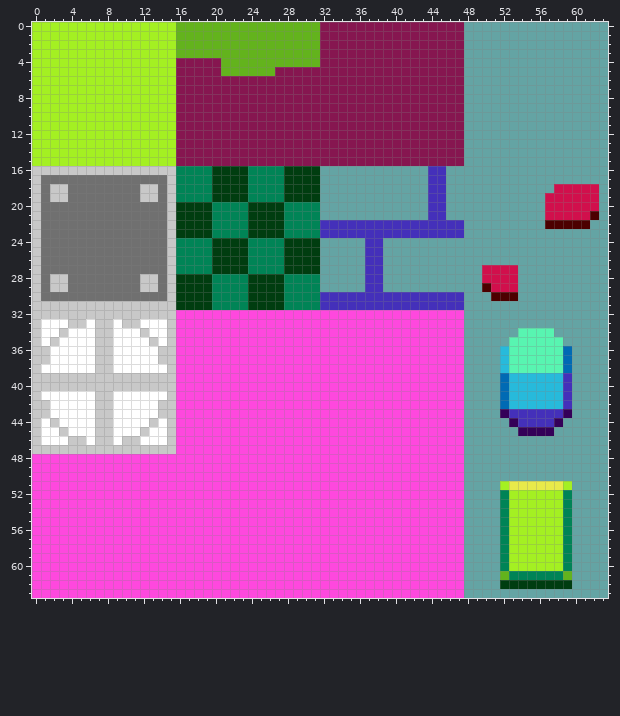
Pixel-art file: assets/mhycraftblocks.aseprite. This is how it looked before the edit.
64x64 pixels, 1 frame.
And afterwards:
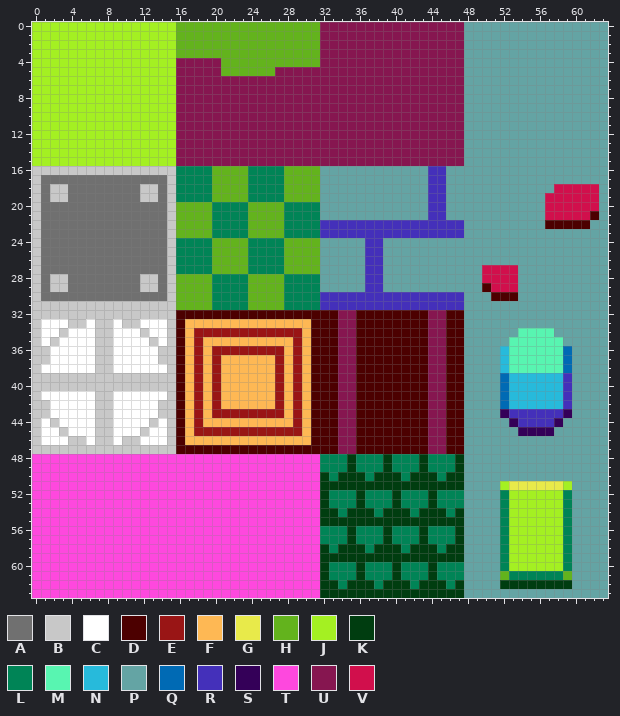
Palette (. is transparent): A #707070  B #c8c8c8  C #ffffff  D #4c0000  E #991515  F #feb854  G #e8ea4a  H #63b31d  J #a4f022  K #003d10  L #008456  M #58f5b1  N #27badb  P #64a4a4  Q #006ab4  R #4430ba  S #340058  T #fe48de  U #861650  V #d10f4c
Change:
Changed rows in their new state; - is an unchanged pixel.
first column x 16:
16 ----HHHH----HHHH----------------
17 ----HHHH----HHHH----------------
18 ----HHHH----HHHH----------------
19 ----HHHH----HHHH----------------
20 HHHH----HHHH--------------------
21 HHHH----HHHH--------------------
22 HHHH----HHHH--------------------
23 HHHH----HHHH--------------------
24 ----HHHH----HHHH----------------
25 ----HHHH----HHHH----------------
26 ----HHHH----HHHH----------------
27 ----HHHH----HHHH----------------
28 HHHH----HHHH--------------------
29 HHHH----HHHH--------------------
30 HHHH----HHHH--------------------
31 HHHH----HHHH--------------------
32 DDDDDDDDDDDDDDDDDDUUDDDDDDDDUUDD
33 DFFFFFFFFFFFFFFDDDUUDDDDDDDDUUDD
34 DFEEEEEEEEEEEEFDDDUUDDDDDDDDUUDD
35 DFEFFFFFFFFFFEFDDDUUDDDDDDDDUUDD
36 DFEFEEEEEEEEFEFDDDUUDDDDDDDDUUDD
37 DFEFEFFFFFFEFEFDDDUUDDDDDDDDUUDD
38 DFEFEFFFFFFEFEFDDDUUDDDDDDDDUUDD
39 DFEFEFFFFFFEFEFDDDUUDDDDDDDDUUDD
40 DFEFEFFFFFFEFEFDDDUUDDDDDDDDUUDD
41 DFEFEFFFFFFEFEFDDDUUDDDDDDDDUUDD
42 DFEFEFFFFFFEFEFDDDUUDDDDDDDDUUDD
43 DFEFEEEEEEEEFEFDDDUUDDDDDDDDUUDD
44 DFEFFFFFFFFFFEFDDDUUDDDDDDDDUUDD
45 DFEEEEEEEEEEEEFDDDUUDDDDDDDDUUDD
46 DFFFFFFFFFFFFFFDDDUUDDDDDDDDUUDD
47 DDDDDDDDDDDDDDDDDDUUDDDDDDDDUUDD
48 ----------------LLLKLLLKLLLKLLLK
49 ----------------LLLKLLLKLLLKLLLK
50 ----------------KLKKKLKKKLKKKLKK
51 ----------------KKKKKKKKKKKKKKKK
52 ----------------KLLLKLLLKLLLKLLL
53 ----------------KLLLKLLLKLLLKLLL
54 ----------------KKLKKKLKKKLKKKLK
55 ----------------KKKKKKKKKKKKKKKK
56 ----------------LLLKLLLKLLLKLLLK
57 ----------------LLLKLLLKLLLKLLLK
58 ----------------KLKKKLKKKLKKKLKK
59 ----------------KKKKKKKKKKKKKKKK
60 ----------------KLLLKLLLKLLLKLLL
61 ----------------KLLLKLLLKLLLKLLL
62 ----------------KKLKKKLKKKLKKKLK
63 ----------------KKKKKKKKKKKKKKKK
Where, in picture pixels (left, top, right, bottom), the same in both pictures:
changed: (176, 166, 464, 598)
